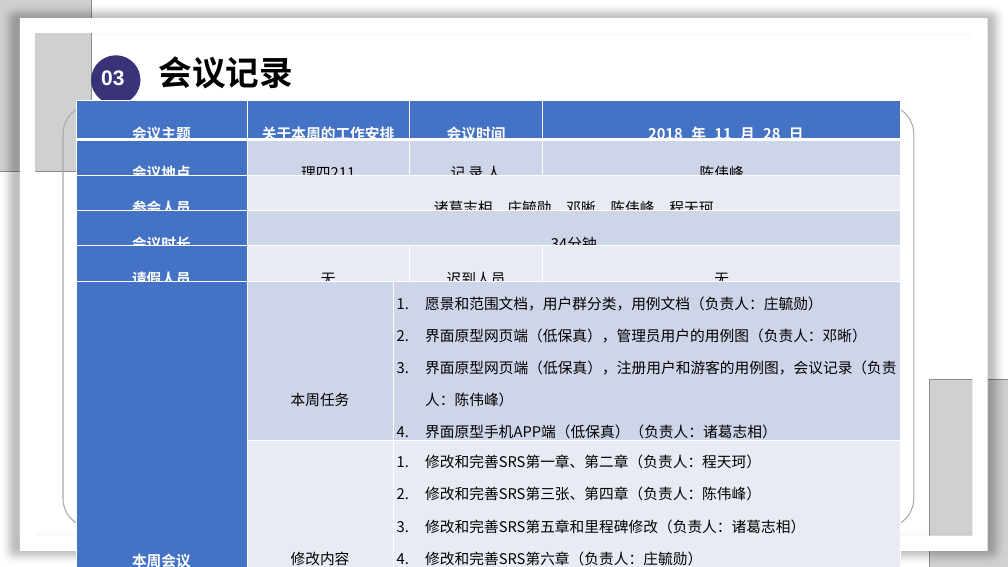
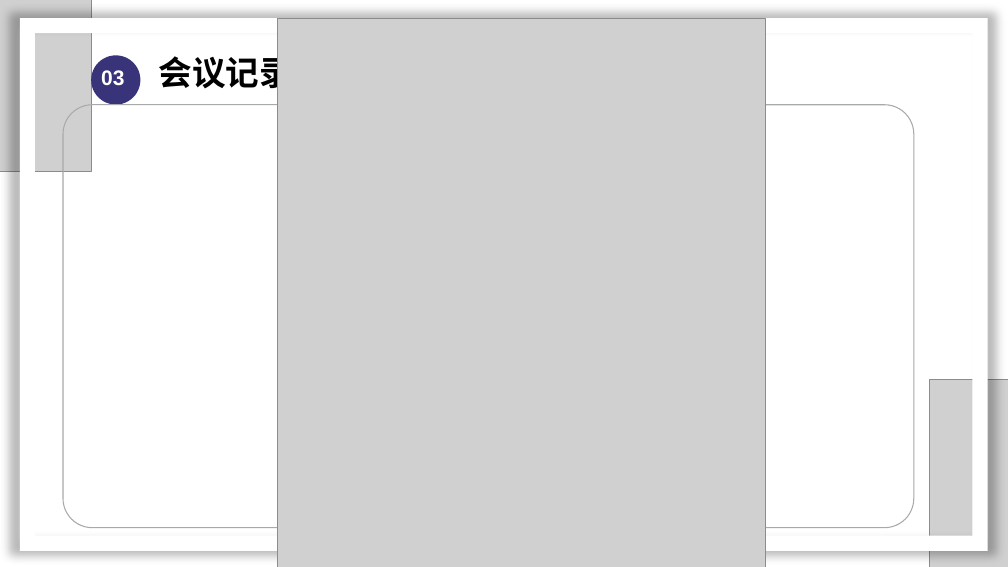
Before and after one commit to SarielX98/PRD2018G14, a slide deck: slide 32 of 受控文档/软件需求工程/2项目计划/PRD2018-G14-软件需求工程审核PPT.pptx (slide 33 before the commit). Drawn at 1008x567 pixels with LibreOffice and Linux fonts; fonts in the diff are those of the drawing; grey boxes stand for pictures; background and template pictures are left out. Boxes give left, top, right and bottom in pixels: in the first picture for what was removed or moved away, otherwise in the second. Text is boxed around its words. In the diff, an @@ line names an element or a change of style, - is before the commit and + after.

Commit message:
2018/12/09-软件需求工程审核PPT更新

```diff
--- a/受控文档/软件需求工程/2项目计划/PRD2018-G14-软件需求工程审核PPT.pptx
+++ b/受控文档/软件需求工程/2项目计划/PRD2018-G14-软件需求工程审核PPT.pptx
@@ picture added at (x1=278, y1=18, x2=765, y2=567) @@
@@ table removed at (x1=76, y1=101, x2=901, y2=567), 7 rows, 5 columns @@
-会议主题 | 关于本周的工作安排 |  | 会议时间 | _2018_年_11_月_28_日
-会议地点 | 理四211 |  | 记 录 人 | 陈伟峰
-参会人员 | 诸葛志相、庄毓勋、邓晰、陈伟峰、程天珂 |  |  | 
-会议时长 | 34分钟 |  |  | 
-请假人员 | 无 |  | 迟到人员 | 无
-本周会议 / 内容概述 | 本周任务 | 愿景和范围文档，用户群分类，用例文档（负责人：庄毓勋） / 界面原型网页端（低保真），管理员用户的用例图（负责人：邓晰） / 界面原型网页端（低保真），注册用户和游客的用例图，会议记录（负责人：陈伟峰） / 界面原型手机APP端（低保真）（负责人：诸葛志相） / 界面原型手机APP端（低保真）（负责人：程天珂） |  | 
- | 修改内容 | 修改和完善SRS第一章、第二章（负责人：程天珂） / 修改和完善SRS第三张、第四章（负责人：陈伟峰） / 修改和完善SRS第五章和里程碑修改（负责人：诸葛志相） / 修改和完善SRS第六章（负责人：庄毓勋） / 修改和完善SRS第七章、第八章、第九章（负责人：邓晰） |  | 
```
Also in this commit, not shown: 3 other slides changed, 1 slide removed.
